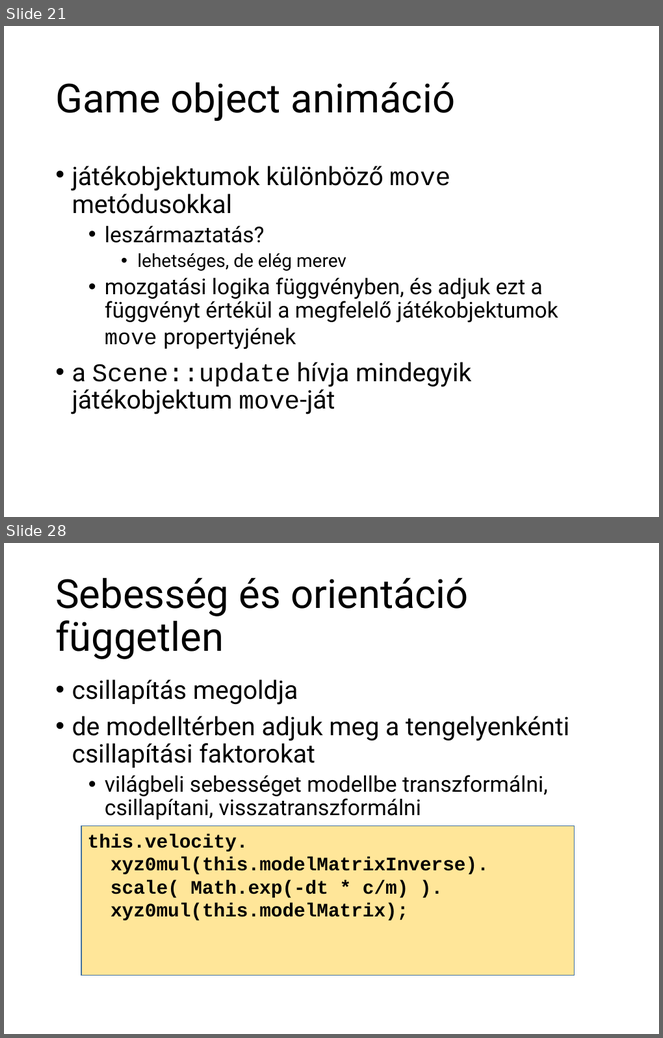
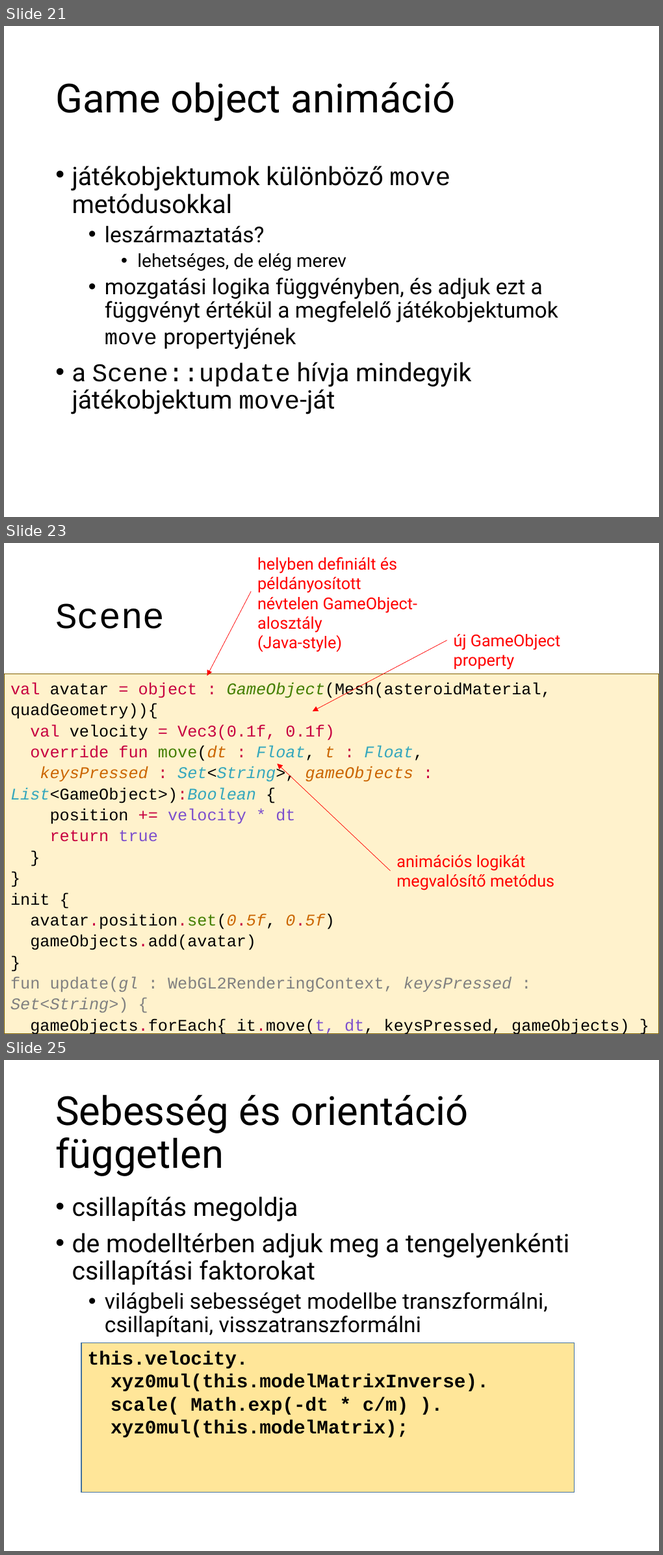
Before and after one commit to szecsi/kogfactory, a slide deck: projects/kog.3gr.020-gom/3gre060_physics.pptx. Shown one above the other, each under a label of ours: slides 21 and 28 before the commit, slides 21, 23 and 25 after it; the slides between them are not shown. The pictures are 663x1038 and 663x1555 pixels, drawn with LibreOffice and Linux fonts; fonts in the diff are those of the drawing. Boxes give left, top, right and bottom in pixels: in the first picture for what was removed or moved away, otherwise in the second. Text is boxed around its words. In the diff, an @@ line names an element or a change of style, - is before the commit and + after.

```diff
--- a/projects/kog.3gr.020-gom/3gre060_physics.pptx
+++ b/projects/kog.3gr.020-gom/3gre060_physics.pptx
@@ slide 23 added at (x1=4, y1=543, x2=659, y2=1034), background #FFFFFF @@
@@ text added at (x1=258, y1=557, x2=417, y2=652), 18 pt, text #FF0000 @@
+helyben definiált és példányosított névtelen GameObject-alosztály
+(Java-style)
@@ arrow added from (251, 592) to (207, 676), #FF0000 0.5 pt @@
@@ title added at (x1=55, y1=603, x2=165, y2=629), 40 pt, text #000000 @@
+Scene
@@ arrow added from (447, 640) to (313, 711), #FF0000 0.5 pt @@
@@ text added at (x1=454, y1=634, x2=561, y2=670), 18 pt, text #FF0000 @@
+új GameObject property
@@ text added at (x1=4, y1=674, x2=659, y2=1034), fill #FFF2CC, outline #806000 0.75 pt, 18 pt, text #000000 @@
+val avatar = object : GameObject(Mesh(asteroidMaterial, quadGeometry)){
+val velocity = Vec3(0.1f, 0.1f)
+override fun move(dt : Float, t : Float,
+keysPressed : Set<String>, gameObjects : List<GameObject>):Boolean {
+position += velocity * dt
+return true
+}
+}
+init {
+avatar.position.set(0.5f, 0.5f)
+gameObjects.add(avatar)
+}
+fun update(gl : WebGL2RenderingContext, keysPressed : Set<String>) {
+gameObjects.forEach{ it.move(t, dt, keysPressed, gameObjects) }
+gameObjects.forEach{ it.update() }
+gameObjects.forEach{ it.draw() }
+}
@@ arrow added from (391, 871) to (277, 764), #FF0000 0.5 pt @@
@@ text added at (x1=397, y1=855, x2=555, y2=891), 18 pt, text #FF0000 @@
+animációs logikát megvalósítő metódus
@@ what was slide 28 is now slide 25 @@
```
Also in this commit, not shown: 1 slide changed, 1 other slide added, 5 slides removed, 15 other files.
